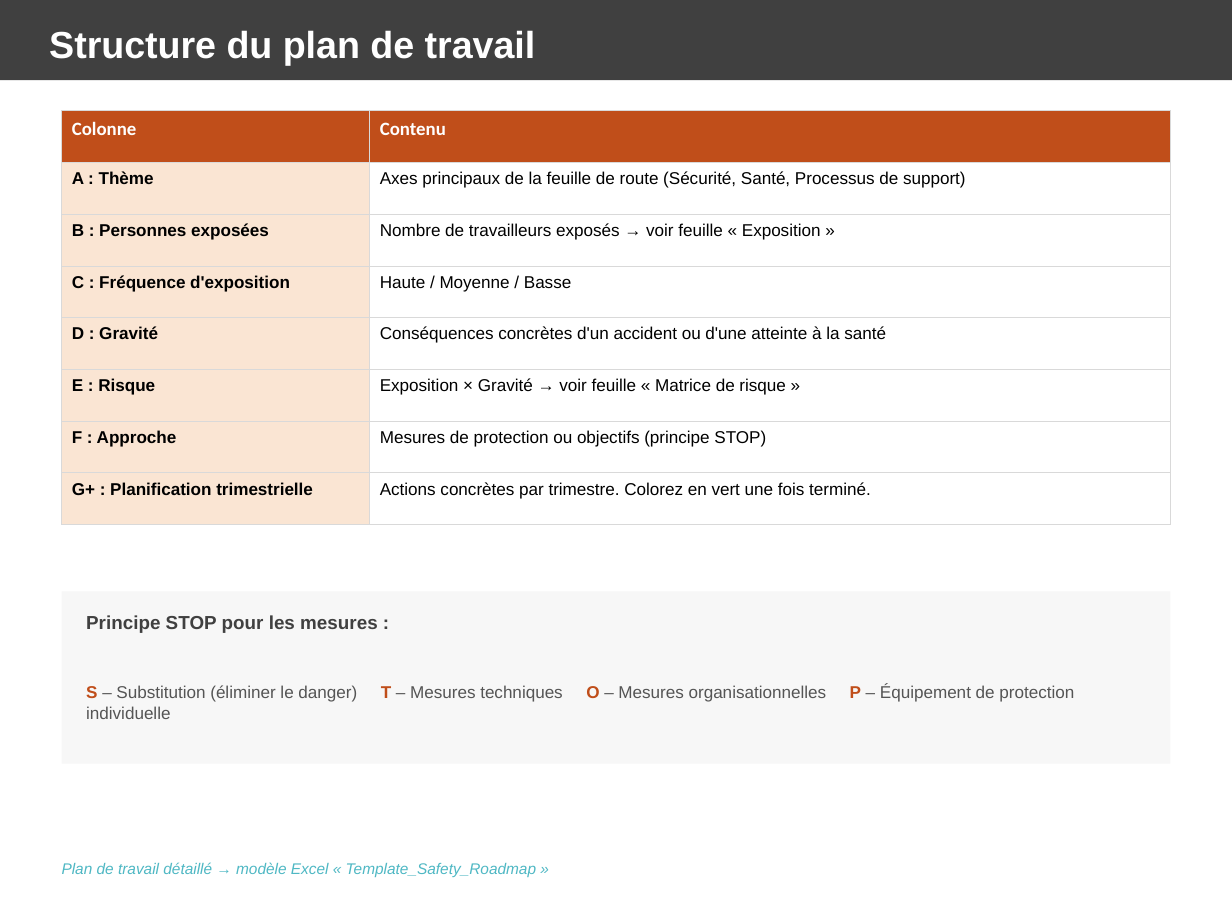
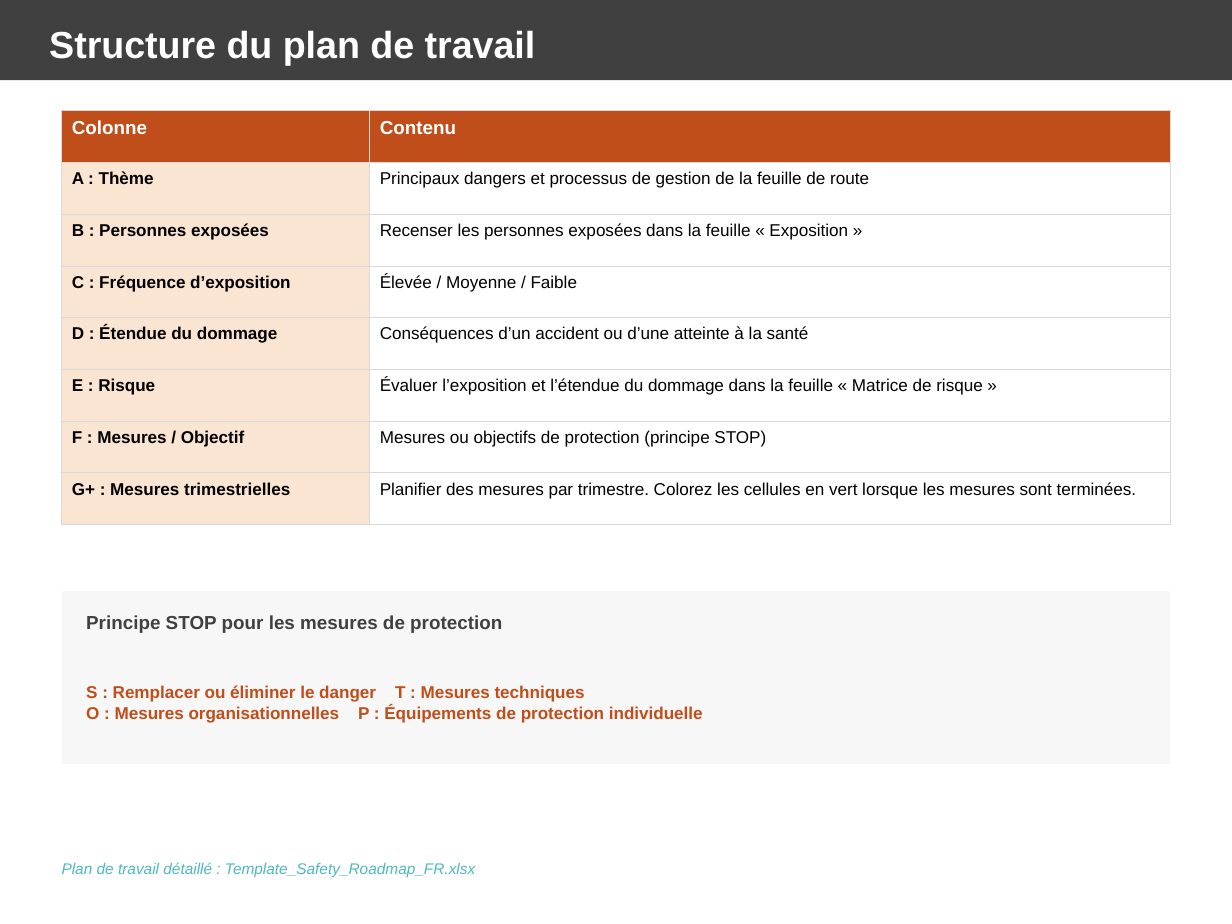
Before and after one commit to odcpw/SafetyTemplates, a slide deck: slide 2 of Template_Safety_Roadmap_FR.pptx. Drawn at 1232x924 pixels with LibreOffice and Linux fonts; fonts in the diff are those of the drawing. Boxes give left, top, right and bottom in pixels: in the first picture for what was removed or moved away, otherwise in the second. Text is boxed around its words. In the diff, an @@ line names an element or a change of style, - is before the commit and + after.

Commit message:
Clean English templates and complete German and French translations

```diff
--- a/Template_Safety_Roadmap_FR.pptx
+++ b/Template_Safety_Roadmap_FR.pptx
@@ table at bbox=[62, 111, 1170, 503] @@
-row 2, column 2: Axes principaux de la feuille de route (Sécurité, Santé, Processus de support)
+row 2, column 2: Principaux dangers et processus de gestion de la feuille de route
-row 3, column 2: Nombre de travailleurs exposés → voir feuille « Exposition »
+row 3, column 2: Recenser les personnes exposées dans la feuille « Exposition »
-row 4, column 1: C : Fréquence d'exposition
+row 4, column 1: C : Fréquence d’exposition
-row 4, column 2: Haute / Moyenne / Basse
+row 4, column 2: Élevée / Moyenne / Faible
-row 5, column 1: D : Gravité
+row 5, column 1: D : Étendue du dommage
-row 5, column 2: Conséquences concrètes d'un accident ou d'une atteinte à la santé
+row 5, column 2: Conséquences d’un accident ou d’une atteinte à la santé
-row 6, column 2: Exposition × Gravité → voir feuille « Matrice de risque »
+row 6, column 2: Évaluer l’exposition et l’étendue du dommage dans la feuille « Matrice de risque »
-row 7, column 1: F : Approche
+row 7, column 1: F : Mesures / Objectif
-row 7, column 2: Mesures de protection ou objectifs (principe STOP)
+row 7, column 2: Mesures ou objectifs de protection (principe STOP)
-row 8, column 1: G+ : Planification trimestrielle
+row 8, column 1: G+ : Mesures trimestrielles
-row 8, column 2: Actions concrètes par trimestre. Colorez en vert une fois terminé.
+row 8, column 2: Planifier des mesures par trimestre. Colorez les cellules en vert lorsque les mesures sont terminées.
@@ font Calibri to Arial in "Colonne", "Contenu" @@
@@ text at bbox=[86, 615, 502, 633]: text changed @@
-Principe STOP pour les mesures :
+Principe STOP pour les mesures de protection
@@ text at bbox=[86, 685, 703, 723]: text changed; text colour #555555 to #C04E1A; bold on @@
-S – Substitution (éliminer le danger) T – Mesures techniques O – Mesures organisationnelles P – Équipement de protection individuelle
+S : Remplacer ou éliminer le danger T : Mesures techniques
+O : Mesures organisationnelles P : Équipements de protection individuelle
@@ text at bbox=[62, 862, 475, 877]: text changed @@
-Plan de travail détaillé → modèle Excel « Template_Safety_Roadmap »
+Plan de travail détaillé : Template_Safety_Roadmap_FR.xlsx
```
Also in this commit, not shown: 1 other slide changed, 15 other files.
